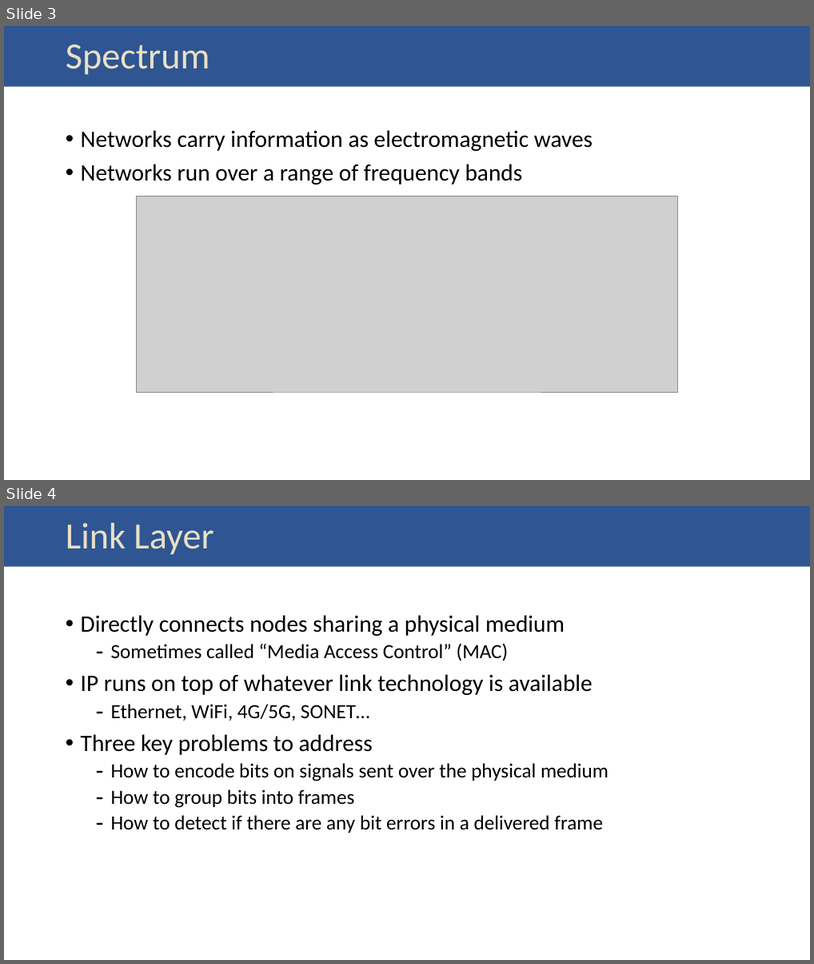
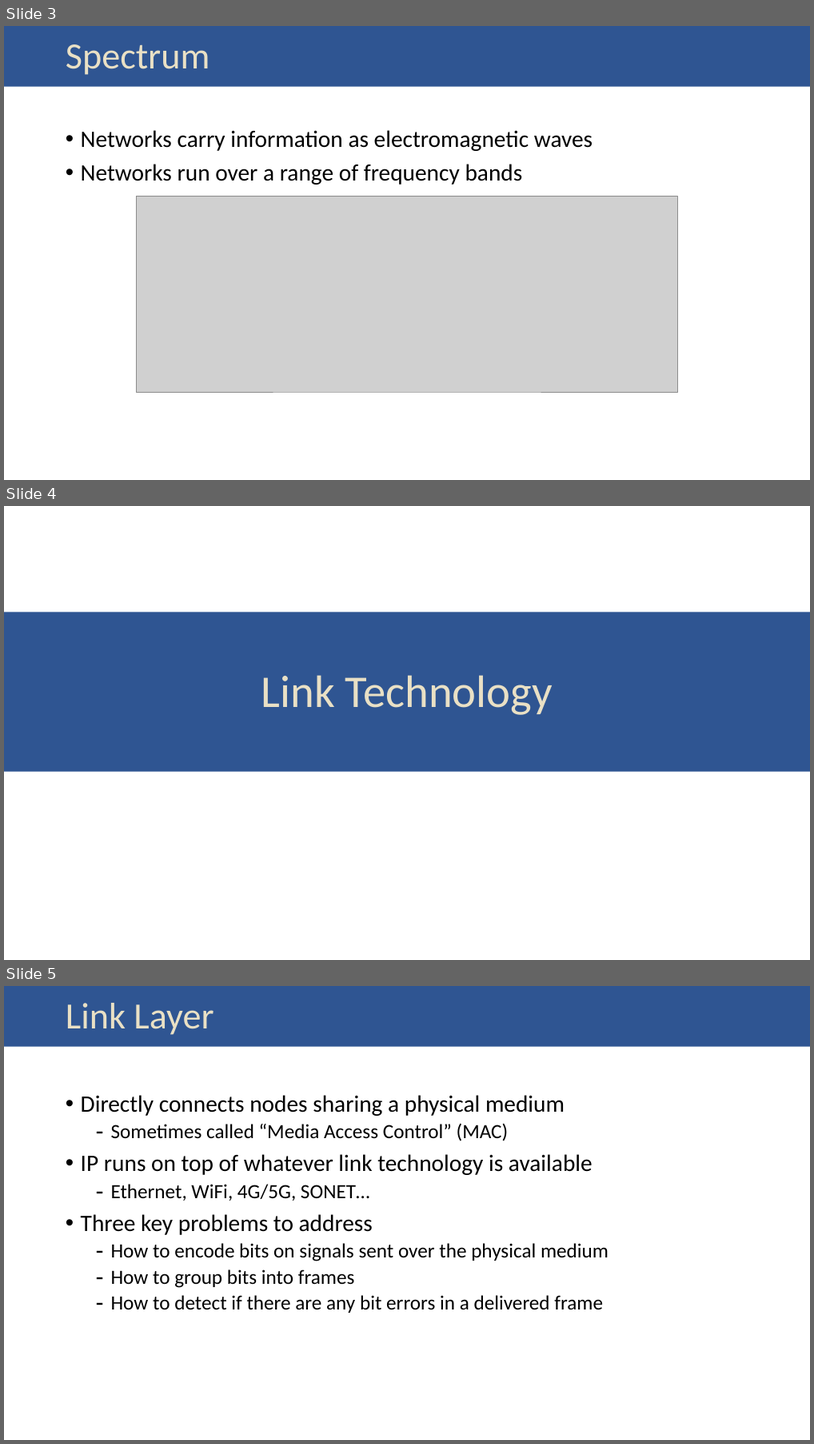
Before and after one commit to SystemsApproach/7E, a slide deck: resources/slides/03_technology.pptx. Shown one above the other, each under a label of ours: slides 3 and 4 before the commit, slides 3, 4 and 5 after it. The pictures are 814x964 and 814x1444 pixels, drawn with LibreOffice and Linux fonts; fonts in the diff are those of the drawing; grey boxes stand for pictures. Boxes give left, top, right and bottom in pixels: in the first picture for what was removed or moved away, otherwise in the second. Text is boxed around its words. In the diff, an @@ line names an element or a change of style, - is before the commit and + after.

```diff
--- a/resources/slides/03_technology.pptx
+++ b/resources/slides/03_technology.pptx
@@ slide 4 added at bbox=[4, 506, 810, 960], background #FFFFFF; not listed: 1 template element that a slide beside it also shows @@
@@ rectangle added at bbox=[4, 506, 810, 599], fill #FFFFFF @@
@@ rectangle added at bbox=[4, 612, 810, 772], fill #2F5592 @@
@@ title added at bbox=[262, 675, 553, 715], 54 pt, text #E9E0C5 @@
+Link Technology
@@ what was slide 4 is now slide 5 @@
```
Also in this commit, not shown: 1 slide changed, 2 other slides added, 5 other files.
